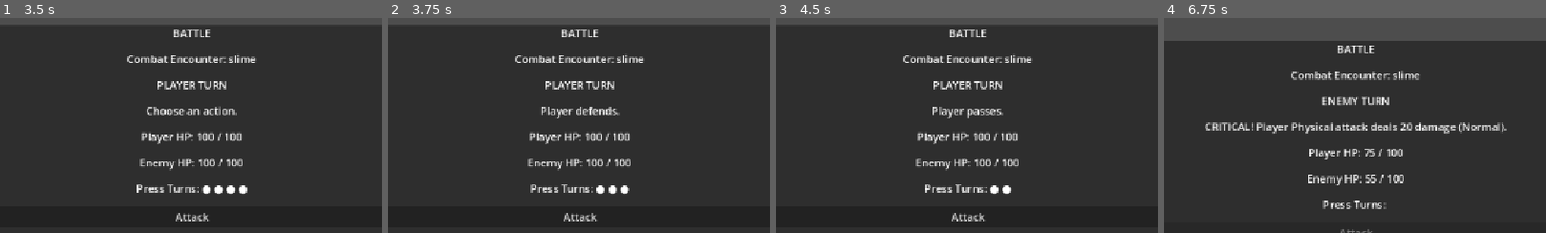
Above: before the commit, frames 1-4 (left to right).
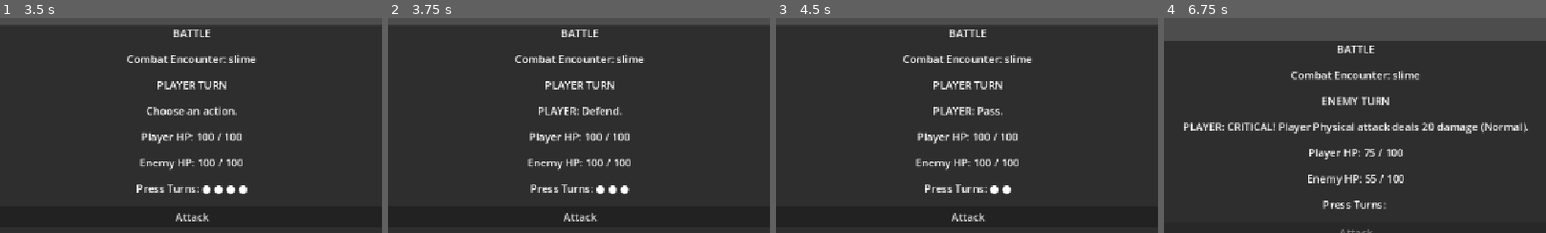
Above: after the commit, the same moments.

Repository: salexume94-pixel/Scripts
Game: Godot game, scene res://scenes/World.tscn
The game is run twice, just before and just after one commit, with the same random seed, the same clock (stepped at 60 frames per second) and the same inputs.
Inputs:
- Up to frame 1 (3.5 s): tap Enter at 0.5 s; hold Right (ui_right) 0.53-1.28 s; tap E at 0.6 s; hold Down (ui_down) 1.28-2 s; tap I at 1.35 s; click "Test Damage (-25 HP)" at 2 s; click "Test Battle (Slime)" at 2.75 s
- Up to frame 2 (3.75 s): click "Defend" at 3.5 s
- Up to frame 3 (4.5 s): click "Pass" at 4.25 s
- Up to frame 4 (6.75 s): click "Attack" at 5 s; click "Fire" at 5.75 s; click "Critical Test" at 6.5 s
The pictures show only the part of the screen within x 25-75%, y 0-50%; the shares and areas given below are measured in that part.

Frame 1 is identical in both runs. In frame 2, 0.6% of the frame differs, in the area x 39-61%, y 41-47%; in frame 3, 0.5%; in frame 4, 2.4%, in the area x 5-96%, y 48-54%.

Commit message:
Clarify enemy actor in combat dialogue

Diff:
--- a/combat/battle.gd
+++ b/combat/battle.gd
@@ -32,19 +32,19 @@
 	var critical: bool = CombatManager.get_last_player_critical()
 
 	if critical:
-		action_label.text = "CRITICAL! Player %s attack deals %d damage (%s)." % [damage_type_name, damage, affinity_name]
+		action_label.text = "PLAYER: CRITICAL! Player %s attack deals %d damage (%s)." % [damage_type_name, damage, affinity_name]
 	elif CombatManager.is_victory():
-		action_label.text = "Enemy defeated! %s %s." % [damage_type_name, affinity_name]
+		action_label.text = "PLAYER: Enemy defeated! %s %s." % [damage_type_name, affinity_name]
 	elif result_type == "miss":
-		action_label.text = "Player %s attack misses (%s)." % [damage_type_name, affinity_name]
+		action_label.text = "PLAYER: %s attack misses (%s)." % [damage_type_name, affinity_name]
 	elif result_type == "drain":
-		action_label.text = "Player %s attack drains %d HP (%s)." % [damage_type_name, damage, affinity_name]
+		action_label.text = "PLAYER: %s attack drains %d HP (%s)." % [damage_type_name, damage, affinity_name]
 	elif result_type == "repel":
-		action_label.text = "Player %s attack is repelled (%s)." % [damage_type_name, affinity_name]
+		action_label.text = "PLAYER: %s attack is repelled (%s)." % [damage_type_name, affinity_name]
 	elif CombatManager.is_enemy_turn():
-		action_label.text = "Player %s attack deals %d damage (%s). Enemy turn." % [damage_type_name, damage, affinity_name]
+		action_label.text = "PLAYER: %s attack deals %d damage (%s). ENEMY TURN." % [damage_type_name, damage, affinity_name]
 	else:
-		action_label.text = "Player %s attack deals %d damage (%s)." % [damage_type_name, damage, affinity_name]
+		action_label.text = "PLAYER: %s attack deals %d damage (%s)." % [damage_type_name, damage, affinity_name]
 
 	_update_enemy_hp_display()
 	_update_player_hp_display()
@@ -59,29 +59,31 @@
 	if CombatManager.player_defend():
 		var action_label := get_node_or_null("CenterContainer/Panel/VBoxContainer/ActionLabel")
 		if action_label != null:
-			action_label.text = "Player defends." if CombatManager.is_player_turn() else "Player defends. Enemy turn."
+			action_label.text = "PLAYER: Defend." if CombatManager.is_player_turn() else "PLAYER: Defend. ENEMY TURN."
 
 func _on_pass_pressed() -> void:
 	if CombatManager.player_pass():
 		var action_label := get_node_or_null("CenterContainer/Panel/VBoxContainer/ActionLabel")
 		if action_label != null:
-			action_label.text = "Player passes." if CombatManager.is_player_turn() else "Player passes. Enemy turn."
+			action_label.text = "PLAYER: Pass." if CombatManager.is_player_turn() else "PLAYER: Pass. ENEMY TURN."
 
 func _on_enemy_turn_started() -> void:
 	var action_label := get_node_or_null("CenterContainer/Panel/VBoxContainer/ActionLabel")
 	if action_label != null:
-		action_label.text = "Player turn complete. Enemy turn."
+		action_label.text = "ENEMY TURN: %s is choosing an action..." % CombatManager.get_active_enemy_name()
 	_update_combat_controls()
 
 func _on_enemy_attack_performed(damage: int) -> void:
-	# Show the enemy result and refresh controls after the enemy turn completes.
+	# Show the enemy actor and selected action explicitly so AI testing is
+	# unambiguous even when the action name alone would not identify the actor.
 	var action_label := get_node_or_null("CenterContainer/Panel/VBoxContainer/ActionLabel")
 	if action_label != null:
+		var enemy_name := CombatManager.get_active_enemy_name()
 		var action_name := CombatManager.get_last_enemy_action_name()
 		if CombatManager.is_defeat():
-			action_label.text = "%s attacks for %d damage. Player defeated." % [action_name, damage]
+			action_label.text = "ENEMY: %s uses %s for %d damage. PLAYER DEFEATED." % [enemy_name, action_name, damage]
 		else:
-			action_label.text = "%s attacks for %d damage. Player turn." % [action_name, damage]
+			action_label.text = "ENEMY: %s uses %s for %d damage. PLAYER TURN." % [enemy_name, action_name, damage]
 	_update_player_hp_display()
 	_update_press_turn_display()
 	_update_combat_controls()
@@ -161,8 +163,10 @@
 
 func _on_miss_test_pressed() -> void:
 	CombatManager.player_miss_test()
+
 func _on_run_pressed() -> void:
 	CombatManager.end_combat()
+
 func _on_victory_pressed() -> void:
 	CombatManager.end_combat()
 
